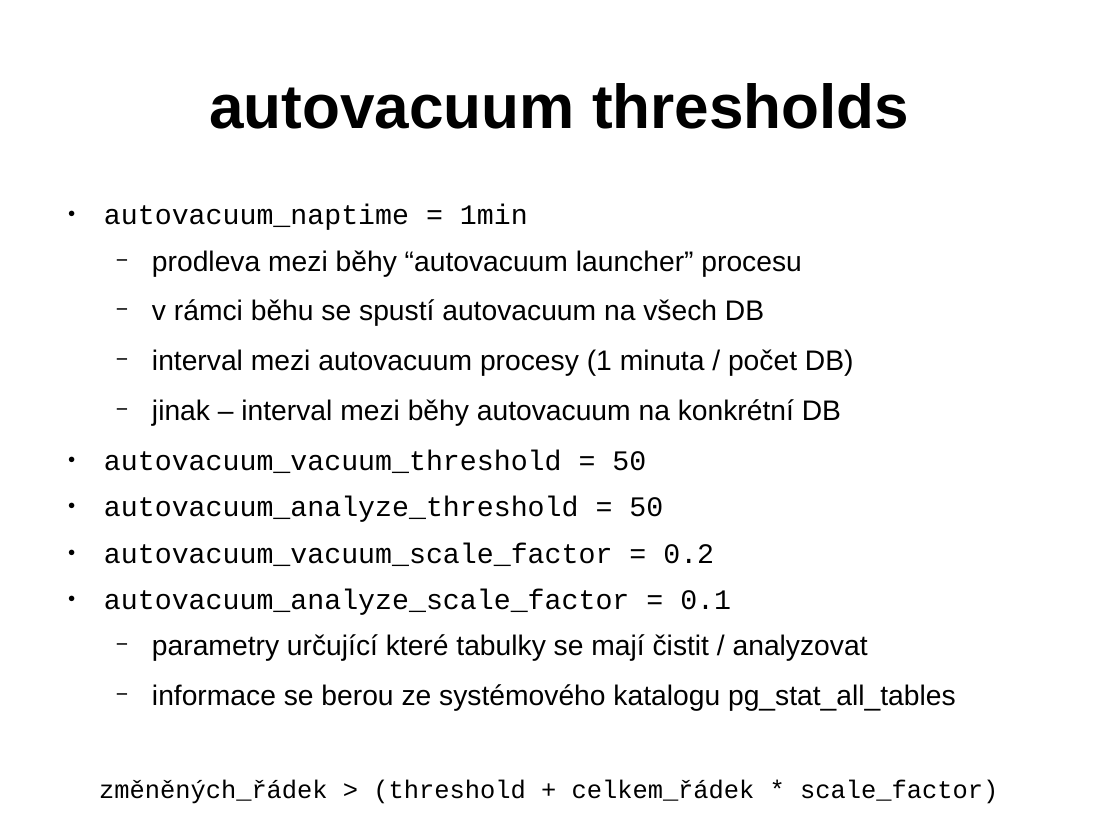
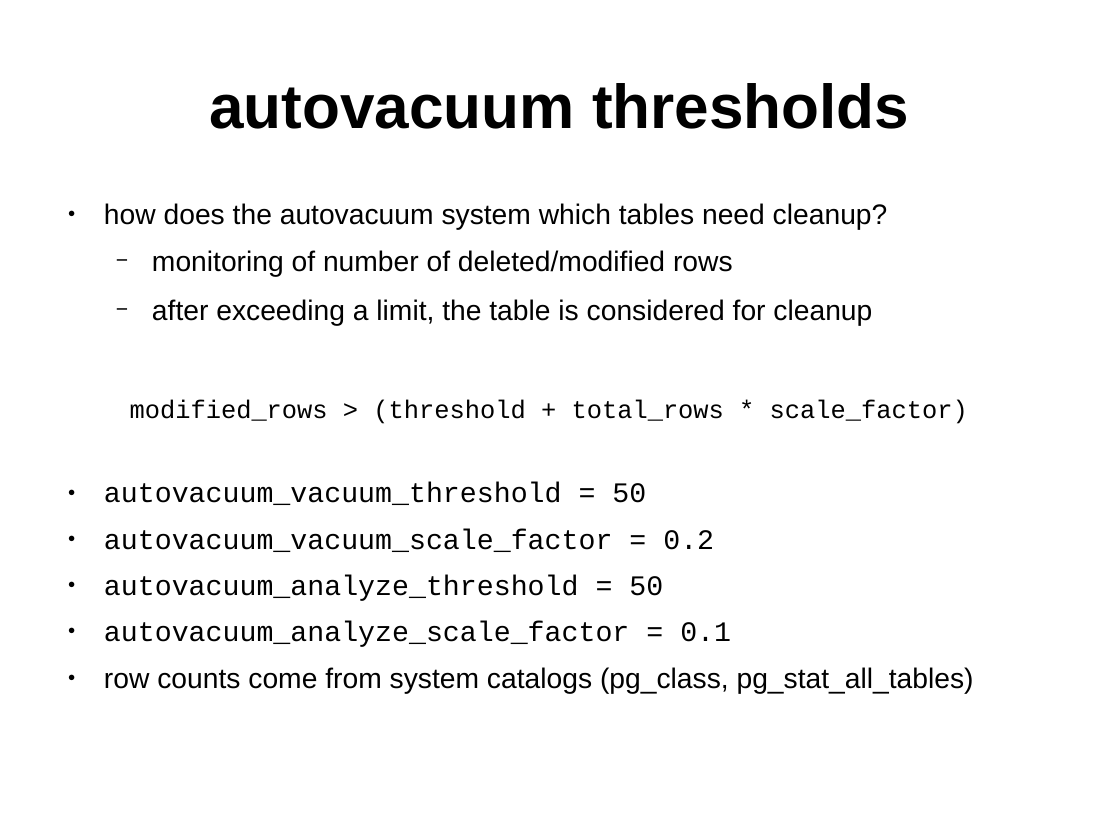
Before and after one commit to tvondra/perf_tuning_training, a slide deck: slide 29 of perf-tuning-training.odp (slide 27 before the commit). Drawn at 1120x840 pixels with LibreOffice and Linux fonts; fonts in the diff are those of the drawing. Boxes give left, top, right and bottom in pixels: in the first picture for what was removed or moved away, otherwise in the second. Text is boxed around its words. In the diff, an @@ line names an element or a change of style, - is before the commit and + after.

```diff
--- a/perf-tuning-training.odp
+++ b/perf-tuning-training.odp
@@ text at box(104, 203, 968, 424): text changed @@
-● autovacuum_naptime = 1min
-  − prodleva mezi běhy “autovacuum launcher” procesu
-  − v rámci běhu se spustí autovacuum na všech DB
-  − interval mezi autovacuum procesy (1 minuta / počet DB)
-  − jinak – interval mezi běhy autovacuum na konkrétní DB
+● how does the autovacuum system which tables need cleanup?
+  − monitoring of number of deleted/modified rows
+  − after exceeding a limit, the table is considered for cleanup
+modified_rows > (threshold + total_rows * scale_factor)
@@ text at box(104, 529, 714, 552): paragraph added @@
+● autovacuum_vacuum_scale_factor = 0.2
@@ text at box(104, 543, 714, 566): paragraph removed @@
-● autovacuum_vacuum_scale_factor = 0.2
@@ text at box(104, 667, 974, 694): text changed @@
-  − parametry určující které tabulky se mají čistit / analyzovat
-  − informace se berou ze systémového katalogu pg_stat_all_tables
-změněných_řádek > (threshold + celkem_řádek * scale_factor)
+● row counts come from system catalogs (pg_class, pg_stat_all_tables)
```
Also in this commit, not shown: 24 other slides changed, 13 slides added, 25 slides removed, 1 other file.
